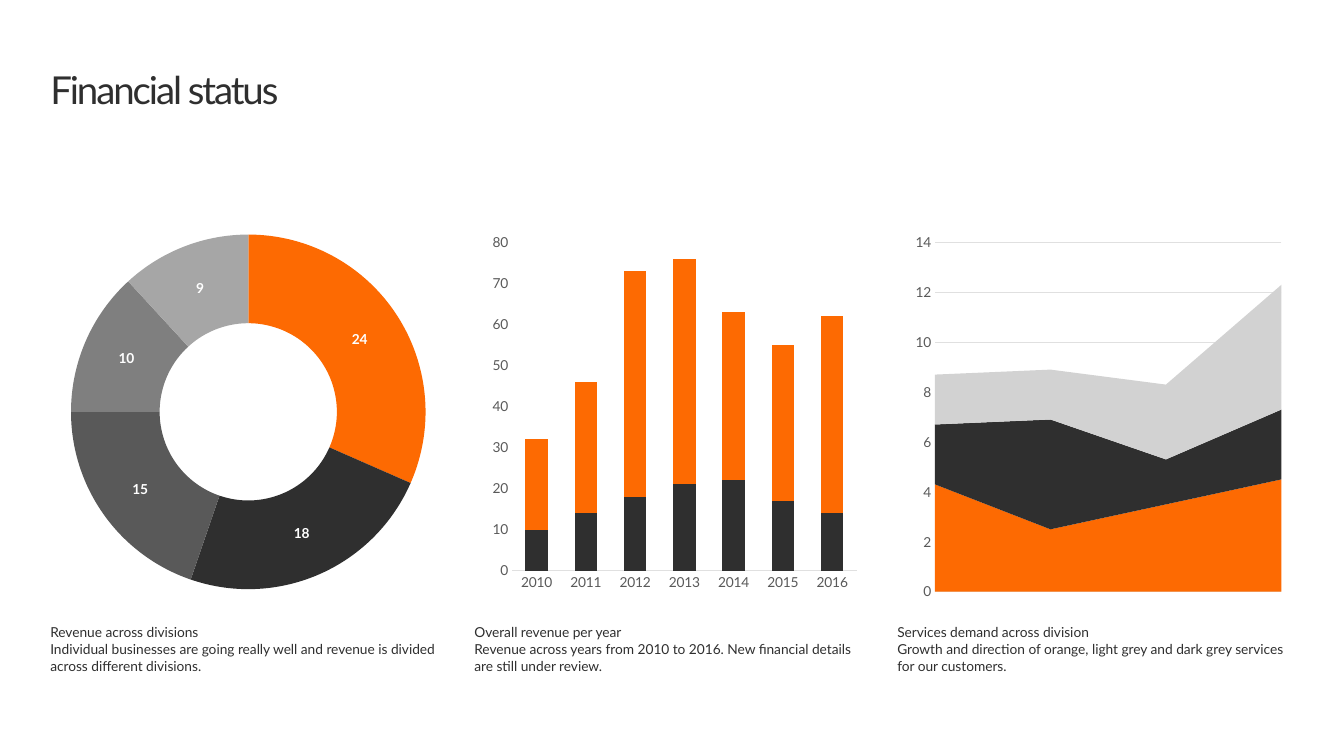
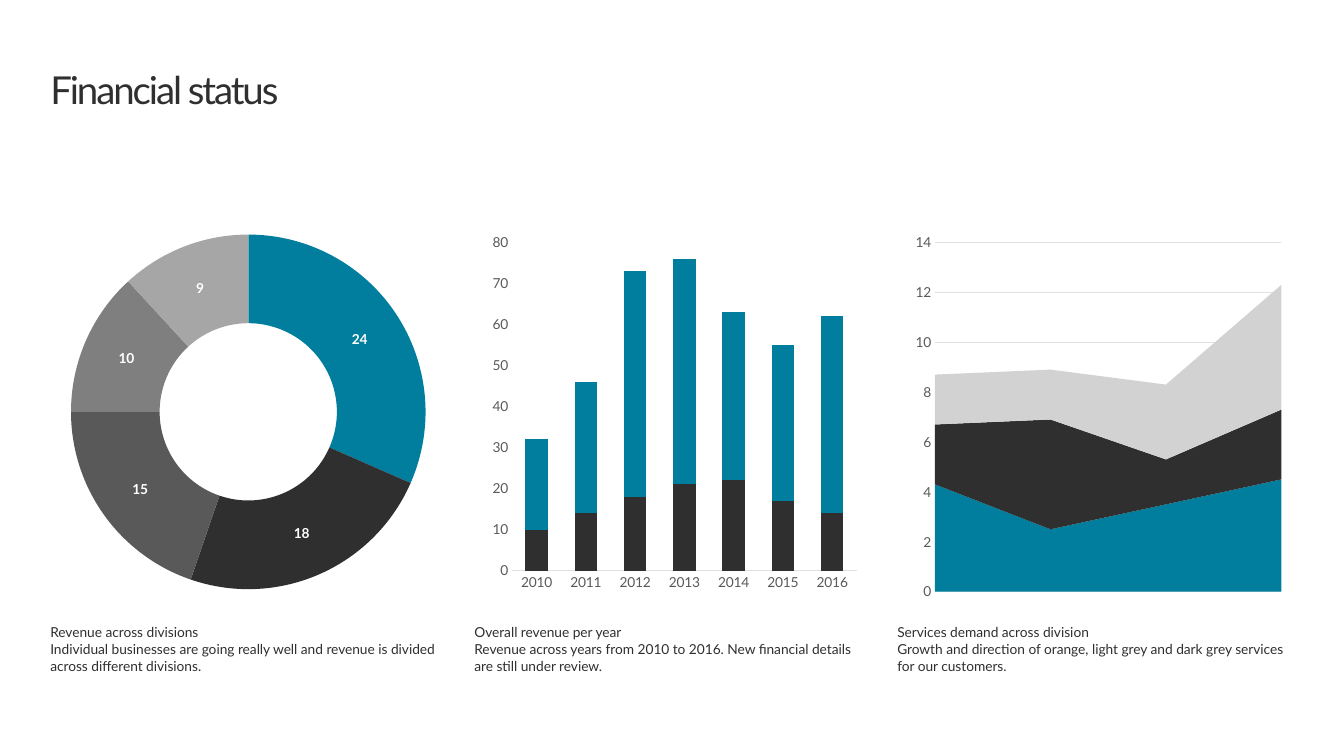
Before and after one commit to pnp/sp-starter-kit, a slide deck: slide 3 of provisioning/hierarchy/resources/documents/Contoso_Report.pptx. Drawn at 1344x756 pixels with LibreOffice and Linux fonts; fonts in the diff are those of the drawing; background and template pictures are left out. Boxes give left, top, right and bottom in pixels: in the first picture for what was removed or moved away, otherwise in the second. Text is boxed around its words. In the diff, an @@ line names an element or a change of style, - is before the commit and + after.

```diff
--- a/provisioning/hierarchy/resources/documents/Contoso_Report.pptx
+++ b/provisioning/hierarchy/resources/documents/Contoso_Report.pptx
@@ doughnut chart at [50, 218, 450, 608] @@
@@ colours of single points changed @@
@@ column stacked chart at [474, 218, 872, 608] @@
@@ colour of Series 2 #FD6A02 to #017E9D @@
@@ area stacked chart at [897, 218, 1297, 608] @@
@@ colour of Series 1 #FD6A02 to #017E9D @@
```
Also in this commit, not shown: 5 other slides changed, 1 slide added, 1 other file.
